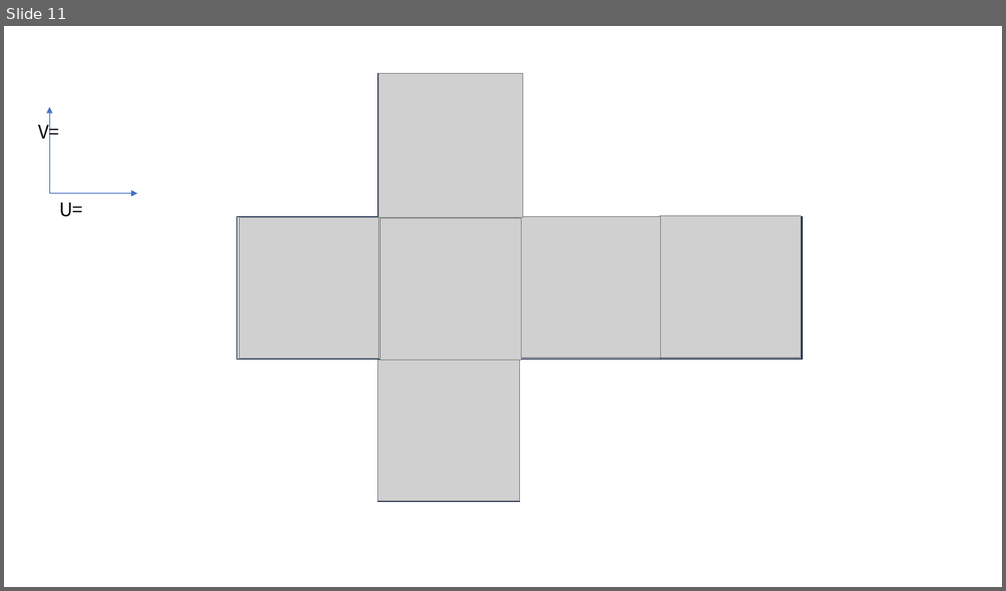
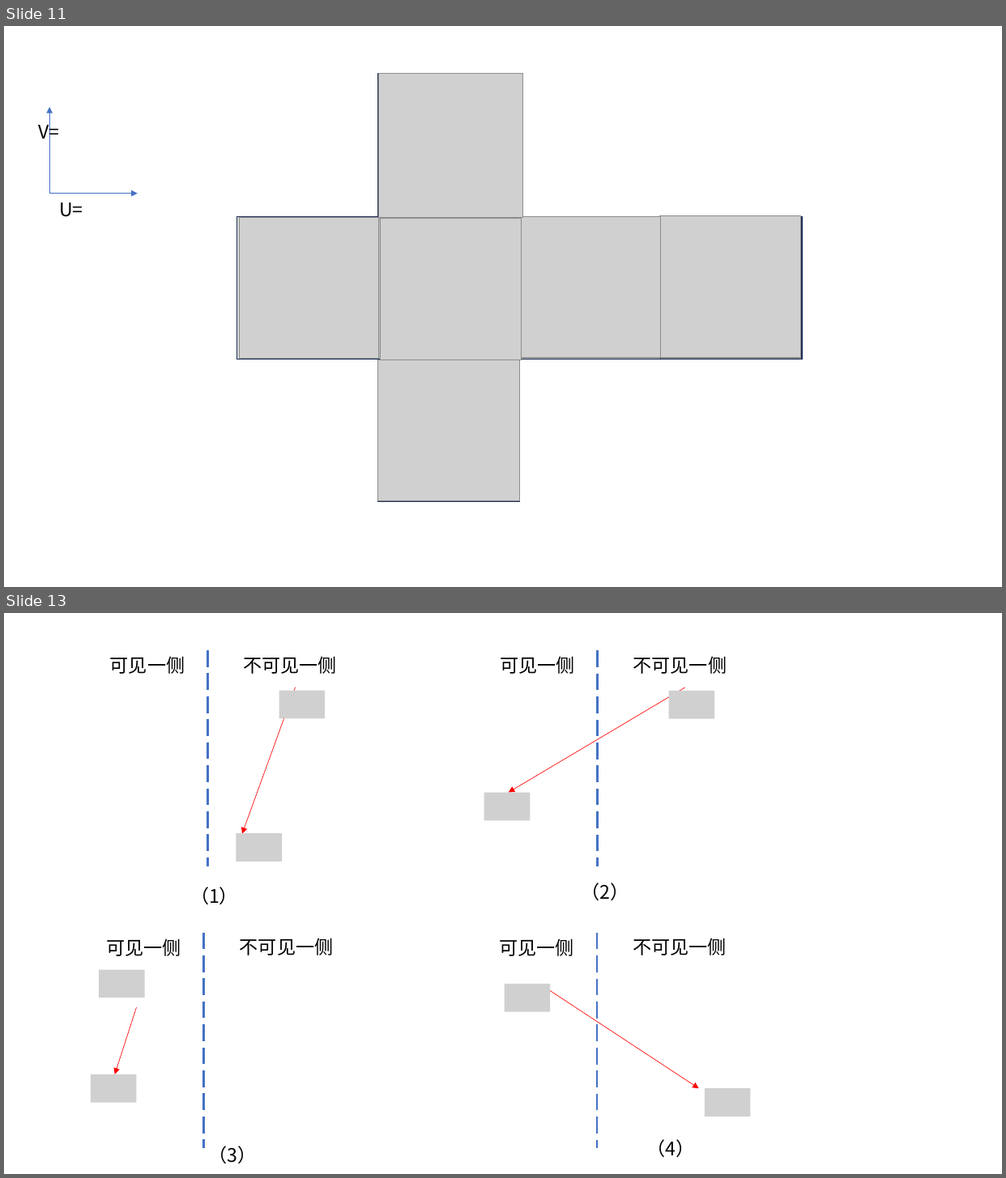
Before and after one commit to YYHHOrganization/PrepareForWorkNotes, a slide deck: 计算机图形学/图形学教程/Leson_9.pptx. Shown one above the other, each under a label of ours: slide 11 before the commit, slides 11 and 13 after it; the slides between them are not shown. The pictures are 1006x591 and 1006x1178 pixels, drawn with LibreOffice and Linux fonts; fonts in the diff are those of the drawing; grey boxes stand for pictures. Boxes give left, top, right and bottom in pixels: in the first picture for what was removed or moved away, otherwise in the second. Text is boxed around its words. In the diff, an @@ line names an element or a change of style, - is before the commit and + after.

```diff
--- a/计算机图形学/图形学教程/Leson_9.pptx
+++ b/计算机图形学/图形学教程/Leson_9.pptx
@@ slide 13 added at (4, 613, 1002, 1174), background #FFFFFF @@
@@ group added at (110, 650, 337, 866): 2 pictures, 2 texts, 1 line, 1 arrow @@
+可见一侧
+不可见一侧
@@ group added at (484, 650, 727, 867): 2 pictures, 2 texts, 1 line, 1 arrow @@
+可见一侧
+不可见一侧
@@ text added at (190, 887, 238, 905), 18 pt, text #000000 @@
+（1）
@@ text added at (581, 883, 629, 901), 18 pt, text #000000 @@
+（2）
@@ group added at (91, 933, 333, 1149): 2 pictures, 2 texts, 1 line, 1 arrow @@
+可见一侧
+不可见一侧
@@ group added at (499, 933, 750, 1149): 2 pictures, 2 texts, 1 line, 1 arrow @@
+可见一侧
+不可见一侧
@@ text added at (208, 1146, 256, 1164), 18 pt, text #000000 @@
+（3）
@@ text added at (647, 1139, 695, 1157), 18 pt, text #000000 @@
+（4）
```
Also in this commit, not shown: 1 other slide added, 16 other files.
